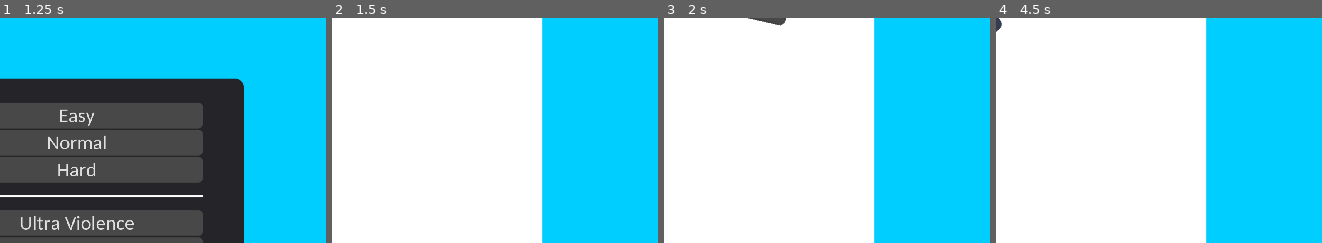
Above: before the commit, frames 1-4 (left to right).
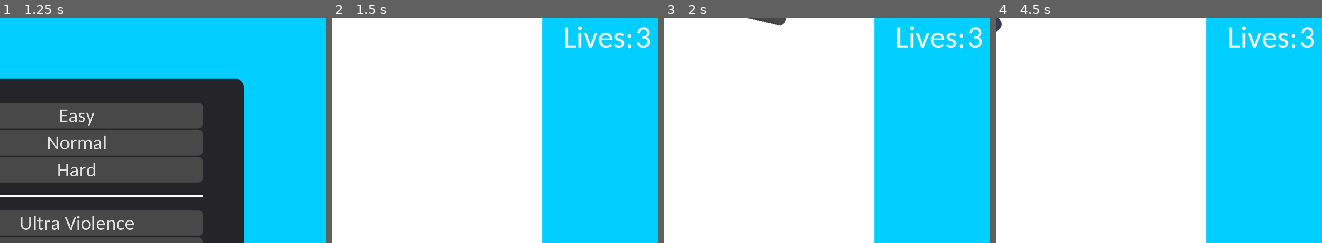
Above: after the commit, the same moments.

Repository: RasaHakaton/FallBall
Game: Godot game, scene res://MainMenu/MainMenu.tscn
Same seed, same stepped clock (60 frames per second), same inputs: the game is played once before the commit and once after it. The engine's default icon, where the game draws it, is replaced by a stand-in: a white triangle on a blue panel in a dark square.
Inputs (mouse positions are % of the whole screen's width and height, from its top left):
- Up to frame 1 (1.25 s): click "Play" at 0.5 s
- Up to frame 2 (1.5 s): click "Easy" at 1.25 s
- Up to frame 3 (2 s): no input
- Up to frame 4 (4.5 s): click "Back" at 2 s; click "Play" at 2.75 s; click "Easy" at 3.5 s; move the mouse to (61, 95) at 4.27 s; hold Right (ui_right) from 4.28 s (still down); click (61, 95) at 4.35 s
The pictures show only the part of the screen within x 49-99%, y 13-63%; the shares and areas given below are measured in that part.

Frame 1 is identical in both runs. In frame 2, 0.9% of the frame differs, in the area x 71-98%, y 3-14%; in frame 3, 0.9%; in frame 4, 0.9%.

Commit message:
Implemented Lives

Diff:
--- a/Game/Main.gd
+++ b/Game/Main.gd
@@ -2,21 +2,33 @@
 
 onready var a = 0
 onready var score = 200
+onready var scorog = 0
+onready var lives = 5
 onready var init = true
 onready var scorelabel = $GameplayLoop/ScoreHolder/HBoxContainer/Score
+onready var liveslabel = $GameplayLoop/ScoreHolder/LiveBox/Lives
 
 
 func _on_Player_body_entered(body):
 	score = score + 50
+	if (score - scorog) == 50*20:
+		if lives < 3:
+			lives = lives + 1
+		scorog = score
 	init = false
 
 func _on_DeathZone_body_entered(body):
 	score = score - 100
+	lives = lives - 1
 	init = false
 
 func _physics_process(delta):
 	scorelabel.text = str(score)
+	liveslabel.text = str(lives)
 	if score <= 0 and init == false and a == 1:
+		$GameplayLoop.visible = false
+		$TryAgain.visible = true
+	if lives <= 0 and init == false and a == 1:
 		$GameplayLoop.visible = false
 		$TryAgain.visible = true
 
--- a/Game/Main.tscn
+++ b/Game/Main.tscn
@@ -164,9 +164,31 @@
 
 [node name="Score" type="Label" parent="GameplayLoop/ScoreHolder/HBoxContainer"]
 margin_left = 193.0
+margin_right = 231.0
+margin_bottom = 93.0
+theme = SubResource( 6 )
+text = "0"
+
+[node name="LiveBox" type="HBoxContainer" parent="GameplayLoop/ScoreHolder"]
+margin_top = 93.0
 margin_right = 193.0
+margin_bottom = 186.0
+__meta__ = {
+"_edit_use_anchors_": false
+}
+
+[node name="Label" type="Label" parent="GameplayLoop/ScoreHolder/LiveBox"]
+margin_right = 169.0
+margin_bottom = 93.0
+theme = SubResource( 4 )
+text = "Lives:"
+
+[node name="Lives" type="Label" parent="GameplayLoop/ScoreHolder/LiveBox"]
+margin_left = 173.0
+margin_right = 211.0
 margin_bottom = 93.0
 theme = SubResource( 6 )
+text = "3"
 
 [node name="InfoPanel" type="Control" parent="GameplayLoop"]
 margin_top = 125.0
